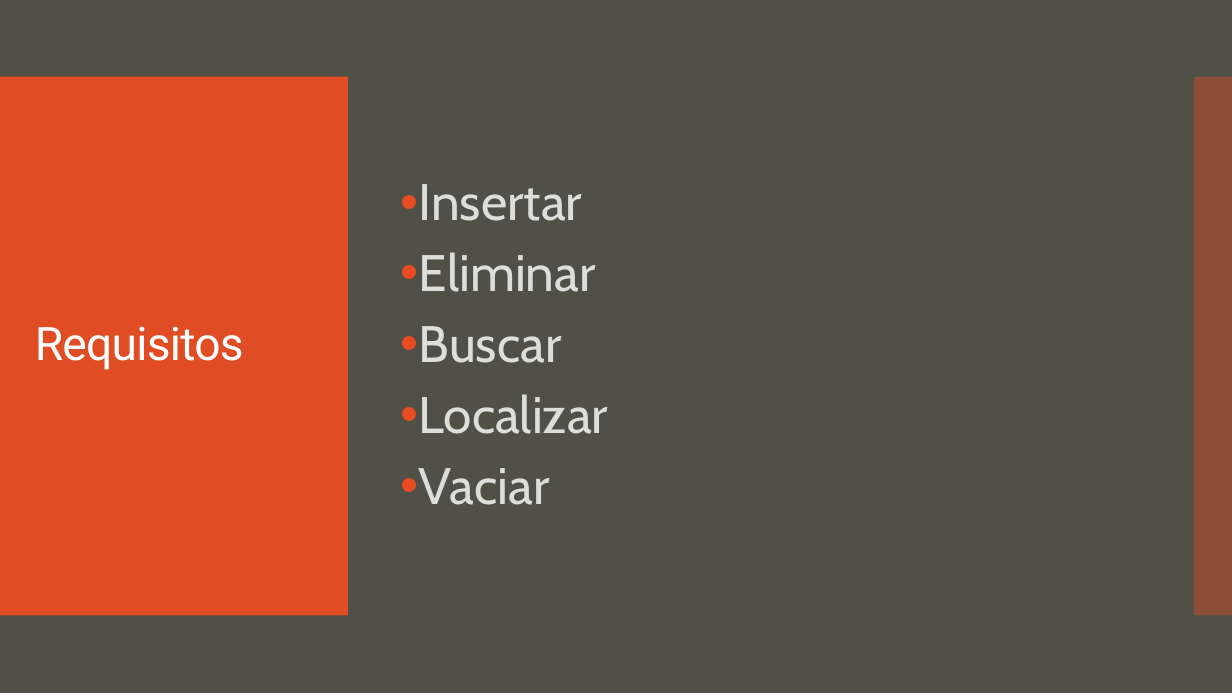
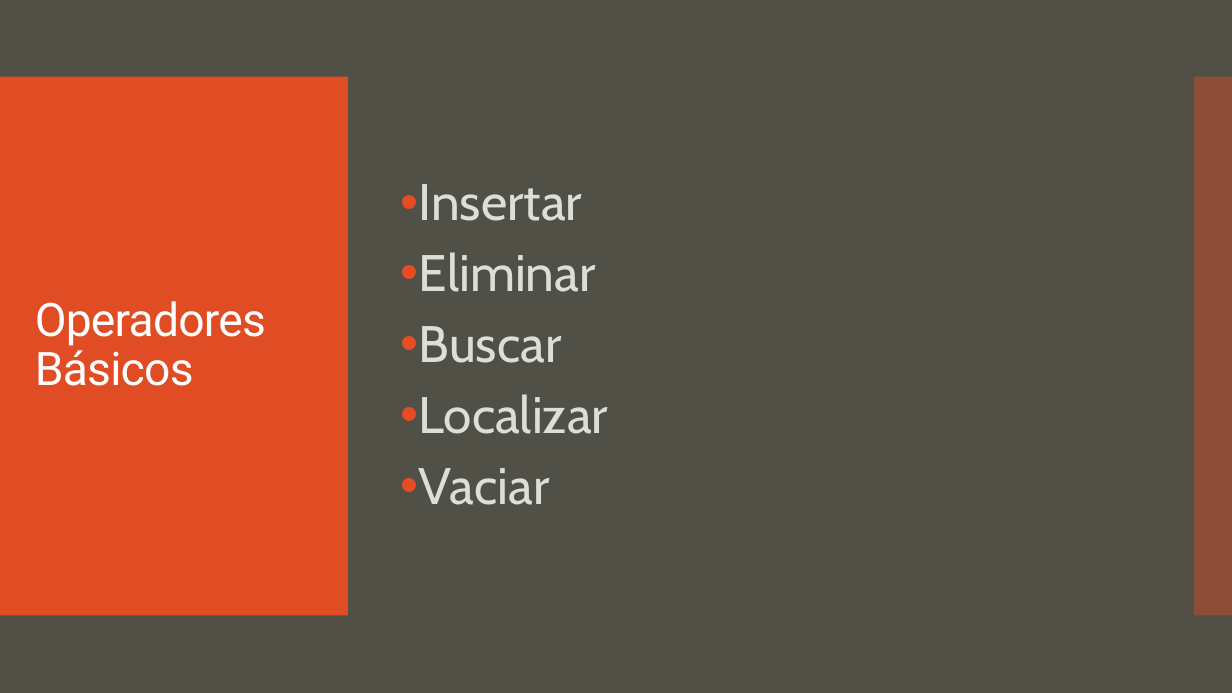
Before and after one commit to AdrienV17/Estructura-de-Datos, a slide deck: slide 4 of Charla/Listas Enlazadas.pptx. Drawn at 1232x693 pixels with LibreOffice and Linux fonts; fonts in the diff are those of the drawing. Boxes give left, top, right and bottom in pixels: in the first picture for what was removed or moved away, otherwise in the second. Text is boxed around its words. In the diff, an @@ line names an element or a change of style, - is before the commit and + after.

```diff
--- a/Charla/Listas Enlazadas.pptx
+++ b/Charla/Listas Enlazadas.pptx
@@ title at box(35, 301, 266, 386): text changed @@
-Requisitos
+Operadores Básicos
```
Also in this commit, not shown: 1 other slide changed, 7 other files.
